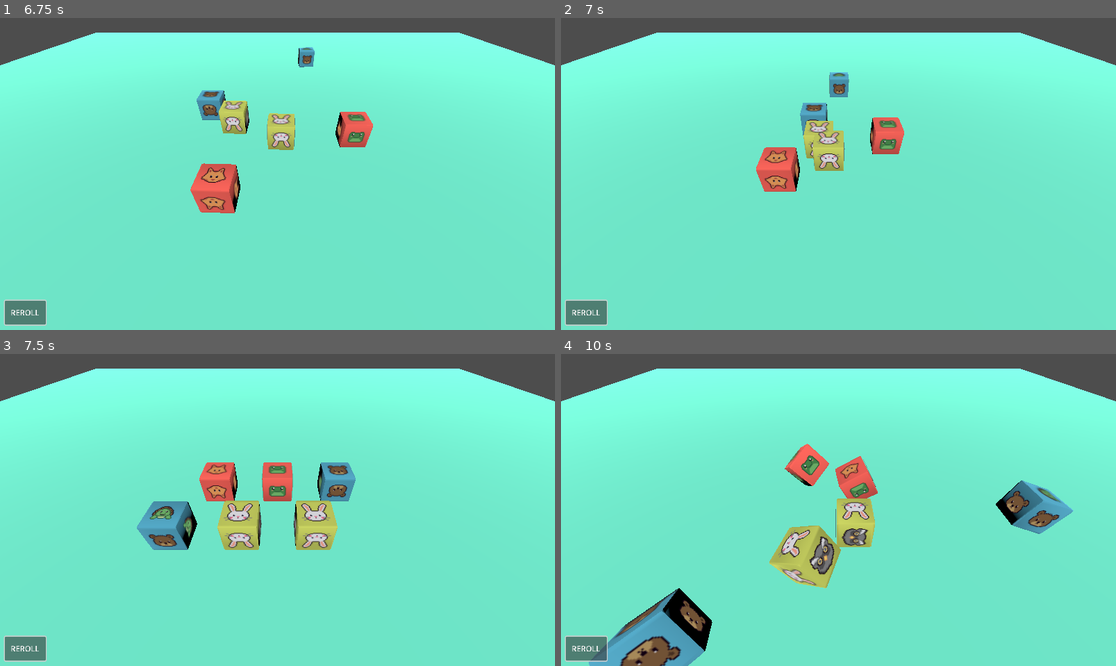
Above: before the commit, frames 1-4 (two rows, left to right).
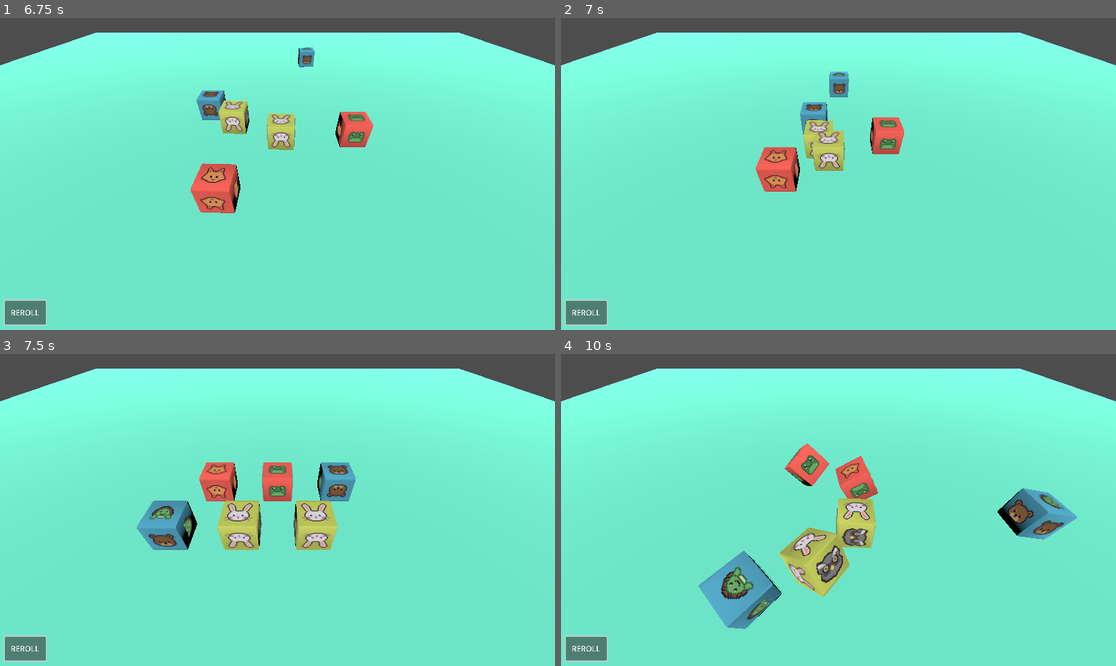
Above: after the commit, the same moments.

Repository: nsoilis/animal-dice
Game: Godot game, scene res://scenes/Main.tscn
The game is run twice, just before and just after one commit, with the same random seed, the same clock (stepped at 60 frames per second) and the same inputs.
Inputs:
- Up to frame 1 (6.75 s): click "REROLL" at 0.5 s; click "REROLL" at 1.25 s; click "REROLL" at 2 s
- Up to frame 2 (7 s): no input
- Up to frame 3 (7.5 s): no input
- Up to frame 4 (10 s): tap Enter at 8 s

Frame 1 is identical in both runs. In frame 2, 0.4% of the frame differs, in the area x 35-62%, y 17-56%; in frame 3, 0.2%; in frame 4, 8.8%, in the area x 5-94%, y 28-100%.

Commit message:
Adjusted landing height

Diff:
--- a/new-game-project/scenes/Main.tscn
+++ b/new-game-project/scenes/Main.tscn
@@ -46,22 +46,22 @@
 [node name="DiceSlots" type="Node3D" parent="."]
 
 [node name="DiceSlot1" type="Node3D" parent="DiceSlots"]
-transform = Transform3D(1, 0, 0, 0, 1, 0, 0, 0, 1, -2, 0.54, 0.967461)
+transform = Transform3D(1, 0, 0, 0, 1, 0, 0, 0, 1, -2, 0.58, 0.967461)
 
 [node name="DiceSlot2" type="Node3D" parent="DiceSlots"]
-transform = Transform3D(1, 0, 0, 0, 1, 0, 0, 0, 1, 0, 0.54, 0.967461)
+transform = Transform3D(1, 0, 0, 0, 1, 0, 0, 0, 1, 0, 0.58, 0.967461)
 
 [node name="DiceSlot3" type="Node3D" parent="DiceSlots"]
-transform = Transform3D(1, 0, 0, 0, 1, 0, 0, 0, 1, 2, 0.54, 0.967461)
+transform = Transform3D(1, 0, 0, 0, 1, 0, 0, 0, 1, 2, 0.58, 0.967461)
 
 [node name="DiceSlot4" type="Node3D" parent="DiceSlots"]
-transform = Transform3D(1, 0, 0, 0, 1, 0, 0, 0, 1, -3, 0.54, 2.96746)
+transform = Transform3D(1, 0, 0, 0, 1, 0, 0, 0, 1, -3, 0.58, 2.96746)
 
 [node name="DiceSlot5" type="Node3D" parent="DiceSlots"]
-transform = Transform3D(1, 0, 0, 0, 1, 0, 0, 0, 1, -1, 0.54, 2.96746)
+transform = Transform3D(1, 0, 0, 0, 1, 0, 0, 0, 1, -1, 0.58, 2.96746)
 
 [node name="DiceSlot6" type="Node3D" parent="DiceSlots"]
-transform = Transform3D(1, 0, 0, 0, 1, 0, 0, 0, 1, 1, 0.54, 2.96746)
+transform = Transform3D(1, 0, 0, 0, 1, 0, 0, 0, 1, 1, 0.58, 2.96746)
 
 [node name="CanvasLayer" type="CanvasLayer" parent="."]
 
